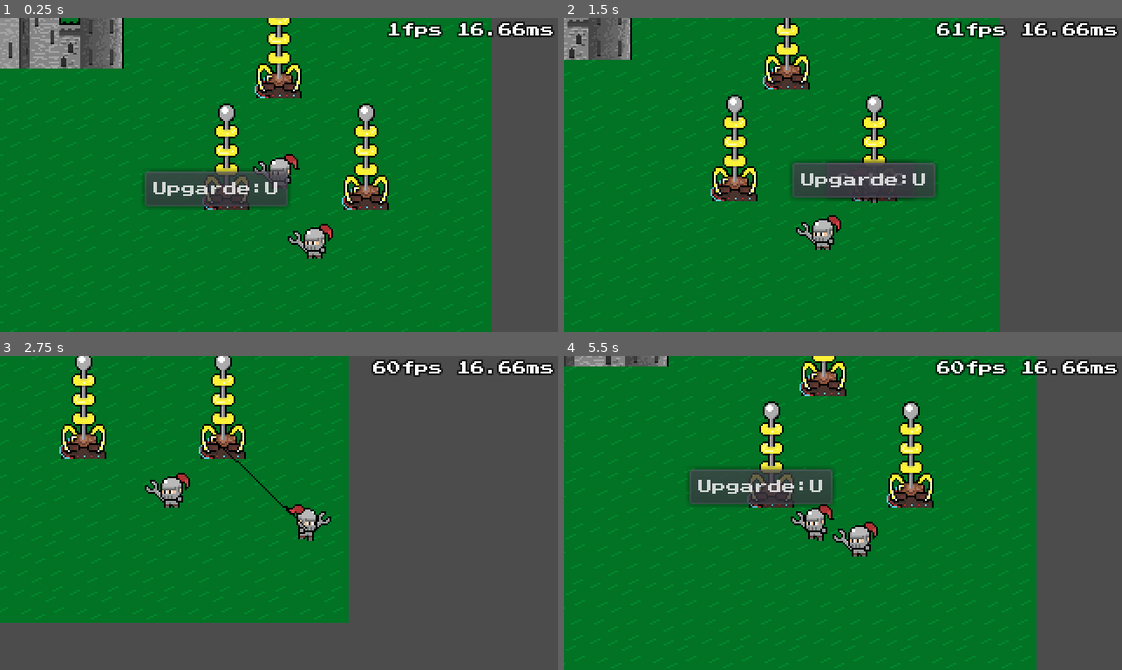
Above: before the commit, frames 1-4 (two rows, left to right).
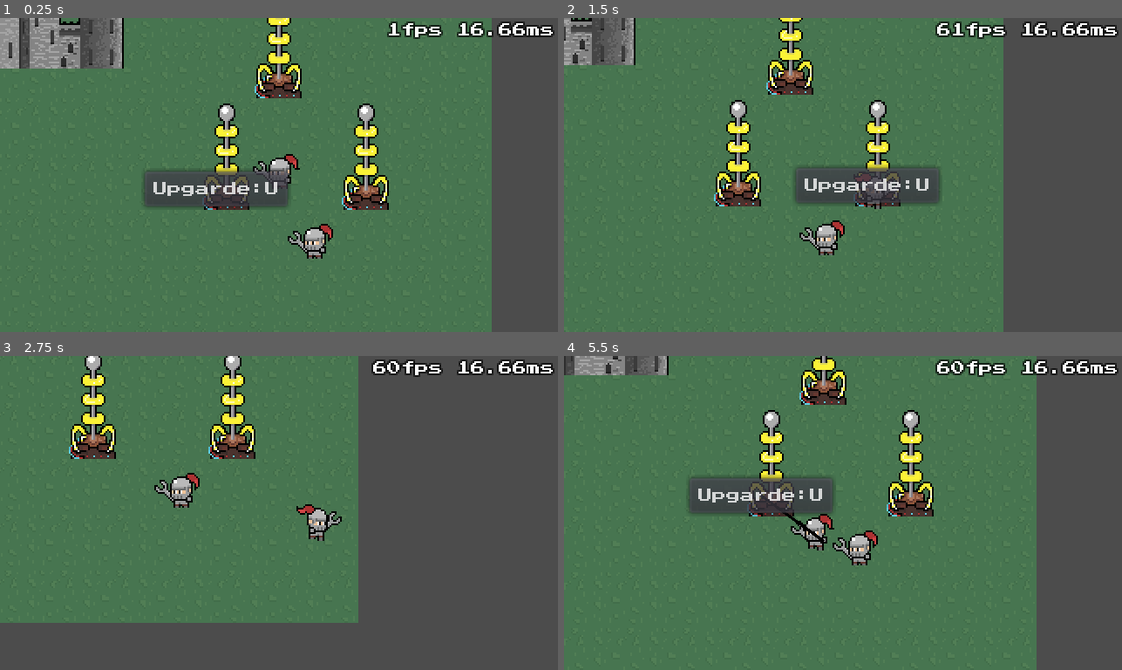
Above: after the commit, the same moments.

Repository: GreenDjango/GMTK2021
Game: Godot game, scene res://src/scenes/Game.tscn
The game is run twice, just before and just after one commit, with the same random seed, the same clock (stepped at 60 frames per second) and the same inputs.
Inputs:
- Up to frame 1 (0.25 s): no input
- Up to frame 2 (1.5 s): tap Enter (ui_accept) at 0.5, 0.77, 0.8, 1.07, 1.35 s; hold Right (right) 0.53-1.28 s; hold C (cut) 0.53-1.28 s; hold Down (down) from 1.28 s (still down)
- Up to frame 3 (2.75 s): tap Enter (ui_accept) at 1.52, 1.82, 2.3 s; tap C (cut) at 1.55 s; release Down (down) at 2.03 s; hold Right (right) from 2.03 s (still down); hold C (cut) from 2.03 s (still down)
- Up to frame 4 (5.5 s): release Right (right) at 2.78 s; release C (cut) at 2.78 s; hold Up (up) 2.78-3.53 s; tap C (cut) at 2.85, 4.35 s; tap Enter (ui_accept) at 3.02, 3.32, 4.52, 4.82, 5.3 s; hold Enter (ui_accept) 3.53-4.28 s; hold Left (left) 3.53-5.03 s; hold Down (down) from 5.03 s (still down); hold C (cut) from 5.03 s (still down)

The runs differ from the first frame. In frame 1, 77% of the frame differs, in the area x 0-89%, y 0-100%; in frame 2, 75%; in frame 3, 54%; in frame 4, 82%, in the area x 0-85%, y 0-100%.

Commit message:
UPDATE: 2d viewport stretch

Diff:
--- a/project.godot
+++ b/project.godot
@@ -65,7 +65,7 @@
 window/size/test_height=540
 window/dpi/allow_hidpi=true
 window/vsync/use_vsync=false
-window/stretch/mode="viewport"
+window/stretch/mode="2d"
 window/stretch/aspect="keep"
 
 [importer_defaults]
--- a/src/scenes/Game.tscn
+++ b/src/scenes/Game.tscn
@@ -53,6 +53,8 @@
 limit_top = 0
 drag_margin_h_enabled = true
 drag_margin_v_enabled = true
+smoothing_enabled = true
+smoothing_speed = 10.0
 drag_margin_left = 0.1
 drag_margin_top = 0.1
 drag_margin_right = 0.1
@@ -63,13 +65,7 @@
 __meta__ = {
 "_edit_lock_": true
 }
-anchor_path = NodePath("../Anchor")
 player_path = NodePath("..")
-
-[node name="Anchor" type="Position2D" parent="YSort/Player"]
-__meta__ = {
-"_edit_lock_": true
-}
 
 [node name="Mob" parent="YSort" instance=ExtResource( 6 )]
 position = Vector2( 250, 150 )
--- a/src/scripts/Cable.gd
+++ b/src/scripts/Cable.gd
@@ -5,21 +5,23 @@
 var from := Vector2.ZERO setget setFrom, getFrom
 var to := Vector2.ZERO setget setTo, getTo
 var target : Node2D = null
+var target_offset := Vector2.ZERO
 
 var ref_in : Node2D = null setget setRefIn
 var ref_out : Node2D = null setget setRefOut
 
 func _process(_delat : float):
 	if visible && target:
-		setTo(target.global_position)
+		setTo(target.global_position + target_offset)
 
 func _draw():
-	draw_line(from, to, Color.black, 1)
+	draw_line(from, to, Color.black, 1.5)
 
 func reset():
 	setFrom(Vector2.ZERO)
 	setTo(Vector2.ZERO)
 	target = null
+	target_offset = Vector2.ZERO
 	setRefIn(null)
 	setRefOut(null)
 
--- a/src/scripts/Camera.gd
+++ b/src/scripts/Camera.gd
@@ -1,15 +1,15 @@
 extends Camera2D
 
-export(NodePath) var anchor_path
-onready var anchor : Node2D = get_node(anchor_path)
+#export(NodePath) var anchor_path
+#onready var anchor : Node2D = get_node(anchor_path)
 export(NodePath) var player_path
 onready var player : Node2D = get_node(player_path)
 const smooth_speed := 0.2
 
 func _process(_delta : float):
 	pass
-	var target = player.global_position
-	var target_pos = Vector2()
-	target_pos.x = int(lerp(anchor.global_position.x, target.x, 1))
-	target_pos.y = int(lerp(anchor.global_position.y, target.y, 1))
-	anchor.global_position = target_pos
+	#var target = player.global_position
+	#var target_pos = Vector2()
+	#target_pos.x = int(lerp(anchor.global_position.x, target.x, 1))
+	#target_pos.y = int(lerp(anchor.global_position.y, target.y, 1))
+	#anchor.global_position = target_pos
--- a/src/scripts/Game.gd
+++ b/src/scripts/Game.gd
@@ -5,7 +5,7 @@
 onready var player := $YSort/Player
 onready var castle := $YSort/Castle
 onready var cables := $Cables
-onready var main_cable := $MainCable
+onready var main_cable : Cable = $MainCable
 onready var panels : MovablePanels = $MovablePanels
 var active_cable : Cable = null
 
@@ -45,11 +45,14 @@
 func _input(event : InputEvent):
 	if event.is_action_pressed("ui_accept"):
 		var nearbyTowers : Array = player.get_nearby_towers()
-		var tower = nearbyTowers.pop_back()
+		var tower : TowerInterface = nearbyTowers.pop_back()
 		if player.is_grab && tower && tower != main_cable.ref_in:
-			put_cable(tower)
+			if !tower.is_link(main_cable.ref_in):
+				put_cable(tower)
 		elif !player.is_grab && tower:
 			grab_cable(tower)
+		elif player.is_grab:
+			release_cable()
 	if event.is_action_pressed("cut"):
 		if active_cable:
 			active_cable.reset()
@@ -59,6 +62,7 @@
 func grab_cable(tower : TowerInterface):
 	main_cable.from = tower.get_cablefix().global_position
 	main_cable.target = player
+	main_cable.target_offset = Vector2(5, 2)
 	main_cable.ref_in = tower
 	main_cable.ref_out = player
 	main_cable.visible = true
@@ -99,11 +103,11 @@
 	var towers = get_tree().get_nodes_in_group("tower")
 	print('--- TOWERS')
 	for tower in towers:
-		prints(tower, tower.ref_cables)
+		prints(tower, tower.ref_cables.keys())
 	print('--- CABLES')
 	prints(main_cable, main_cable.ref_in, main_cable.ref_out)
 	for cable in cables.get_children():
-		prints(cable, cable.ref_in, cable.ref_out)
+		prints('Cable:' + str(cable.get_instance_id()), cable.ref_in, cable.ref_out)
 
 func is_under_cable(cable_start : Vector2, cable_end : Vector2, player_area : CollisionShape2D):
 	#      A: circle
--- a/src/scripts/TowerInterface.gd
+++ b/src/scripts/TowerInterface.gd
@@ -14,3 +14,9 @@
 func remove_cable(cable : Node2D):
 	# warning-ignore:return_value_discarded
 	ref_cables.erase(cable.get_instance_id())
+
+func is_link(tower : TowerInterface):
+	for id in ref_cables:
+		if tower.ref_cables.has(id):
+			return true
+	return false
Binary file changed: assets/textures/ground.png
Not shown: 3 places in src/scenes/Game.tscn that only renumber resources
